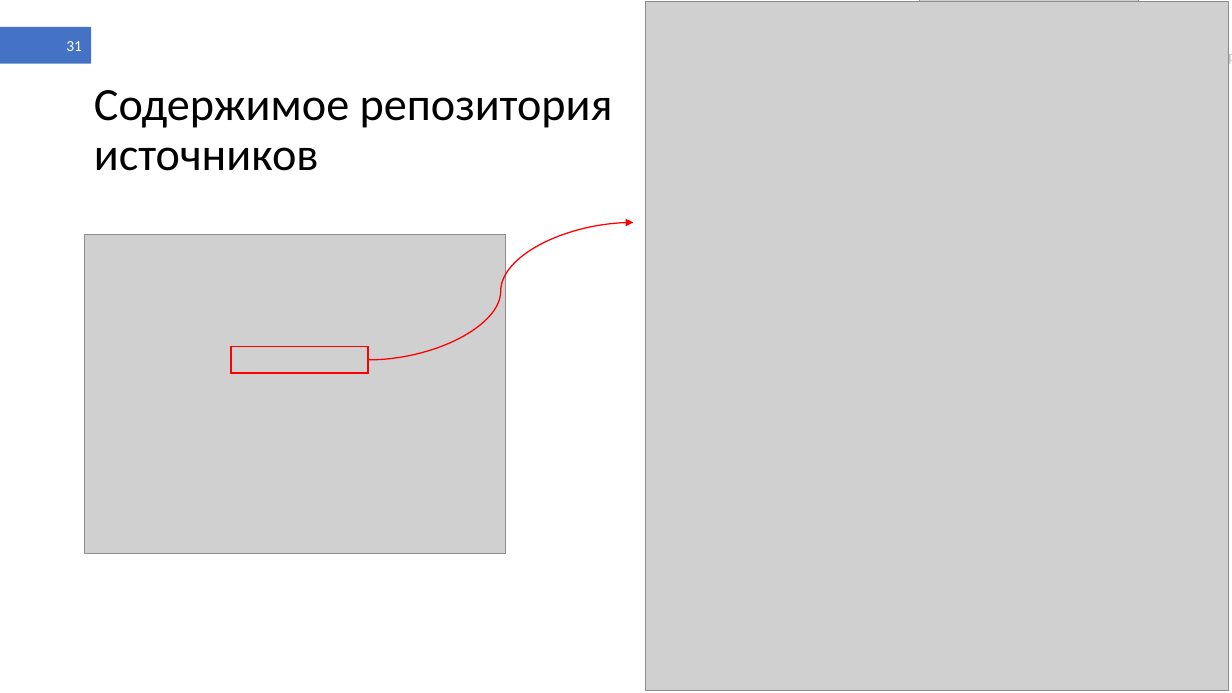
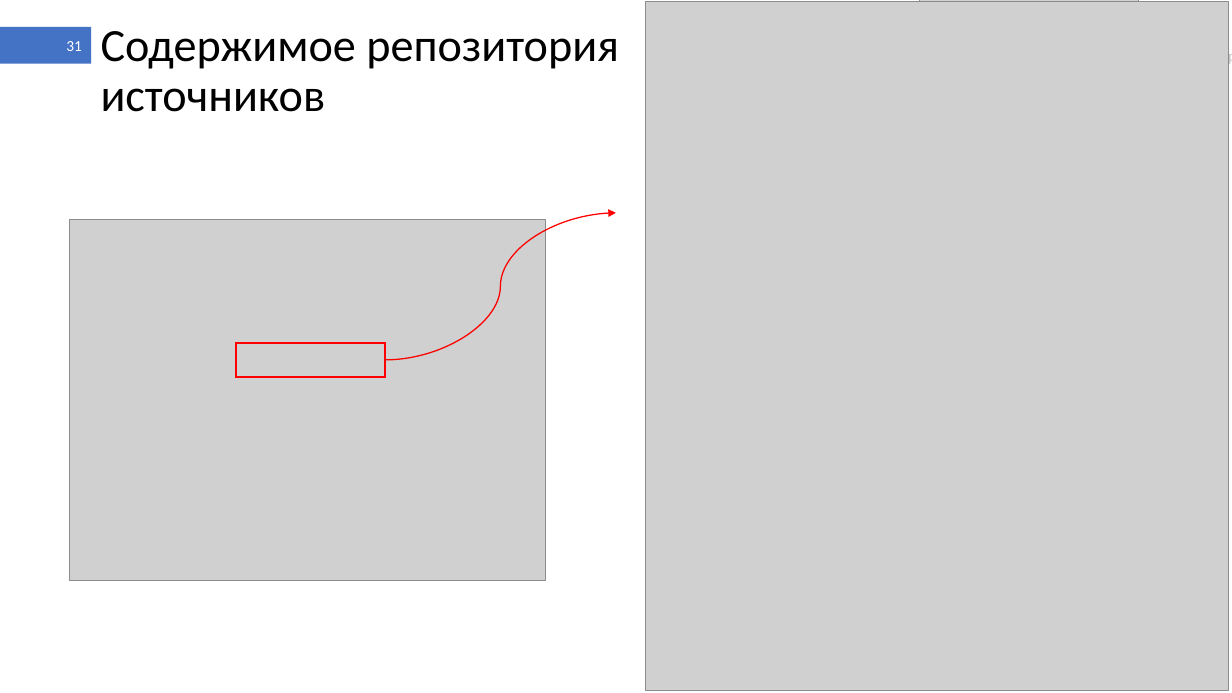
Before and after one commit to shameoff/GraduateWork, a slide deck: slide 31 of Презентация ВКР (в шаблоне).pptx. Drawn at 1232x693 pixels with LibreOffice and Linux fonts; fonts in the diff are those of the drawing; grey boxes stand for pictures. Boxes give left, top, right and bottom in pixels: in the first picture for what was removed or moved away, otherwise in the second. Text is boxed around its words. In the diff, an @@ line names an element or a change of style, - is before the commit and + after.

```diff
--- a/Презентация ВКР (в шаблоне).pptx
+++ b/Презентация ВКР (в шаблоне).pptx
@@ title "Содержимое репозитория источников" moved from (x1=94, y1=90, x2=613, y2=171) to (x1=101, y1=31, x2=619, y2=112) @@
@@ picture resized from (x1=85, y1=235, x2=506, y2=554) to (x1=70, y1=220, x2=546, y2=580) @@
@@ curved arrow moved from (368, 360) - (633, 223) to (385, 360) - (616, 213) @@
@@ rectangle resized from (x1=231, y1=347, x2=369, y2=373) to (x1=236, y1=343, x2=384, y2=377) @@
```
Also in this commit, not shown: 38 other slides changed, 1 other file.
